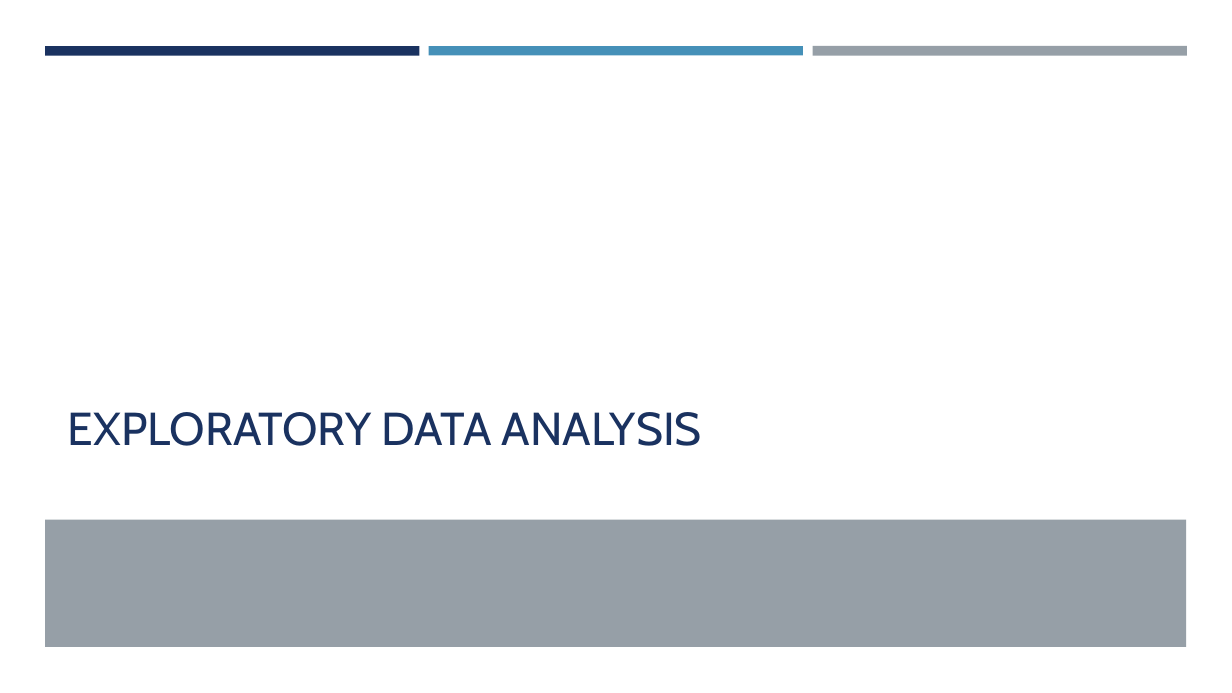
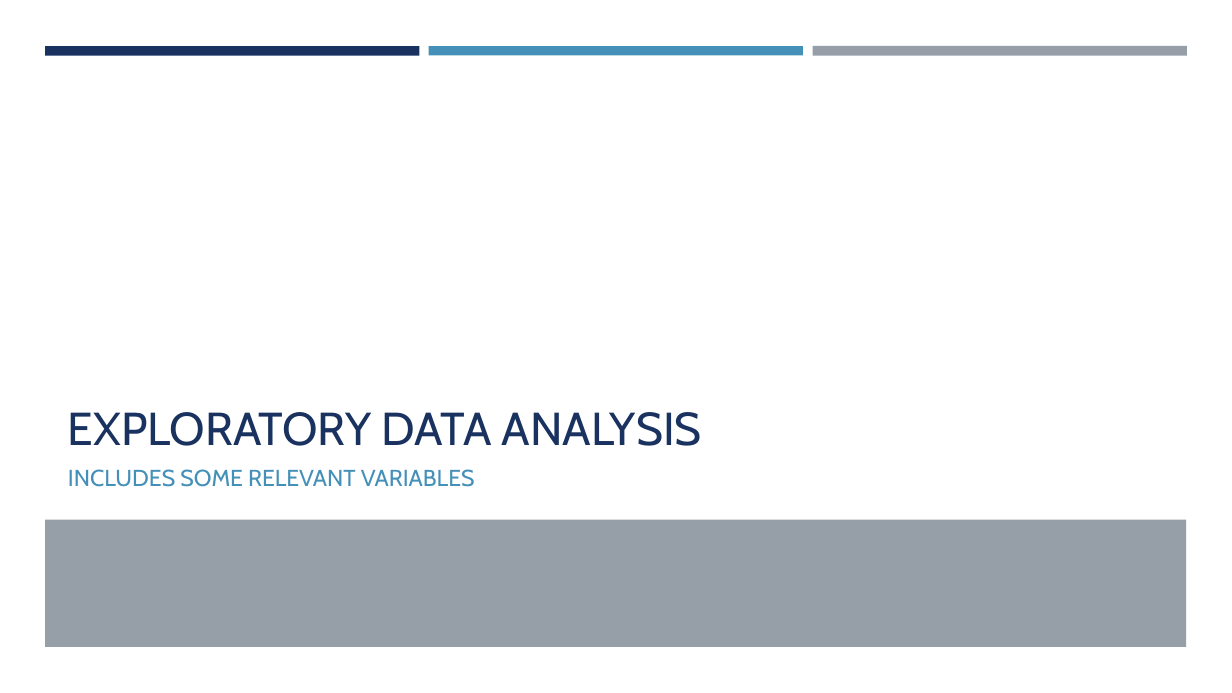
Before and after one commit to jainhsuya/msds.6306.case.study.2, a slide deck: slide 4 of Case Study 2.pptx. Drawn at 1232x693 pixels with LibreOffice and Linux fonts; fonts in the diff are those of the drawing. Boxes give left, top, right and bottom in pixels: in the first picture for what was removed or moved away, otherwise in the second. Text is boxed around its words. In the diff, an @@ line names an element or a change of style, - is before the commit and + after.

```diff
--- a/Case Study 2.pptx
+++ b/Case Study 2.pptx
@@ text added at bbox=[68, 469, 475, 487], 18 pt, text #4590B8 @@
+INCLUDES SOME RELEVANT VARIABLES
```
Also in this commit, not shown: 4 other slides changed, 5 slides added, 1 slide removed.
